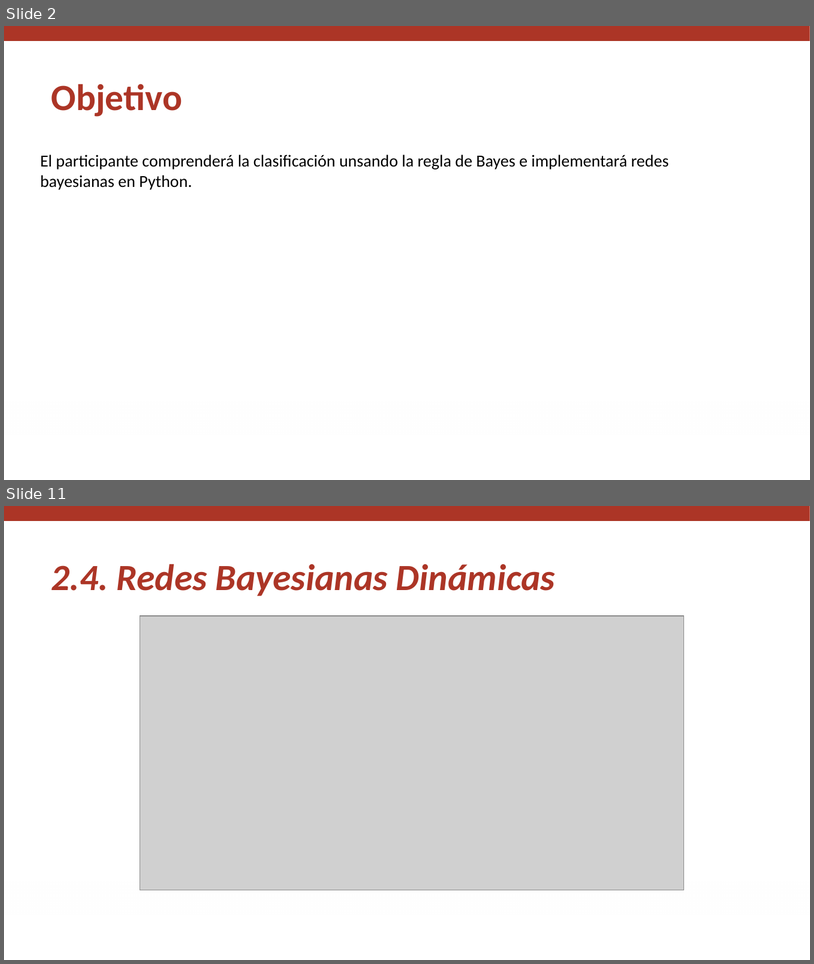
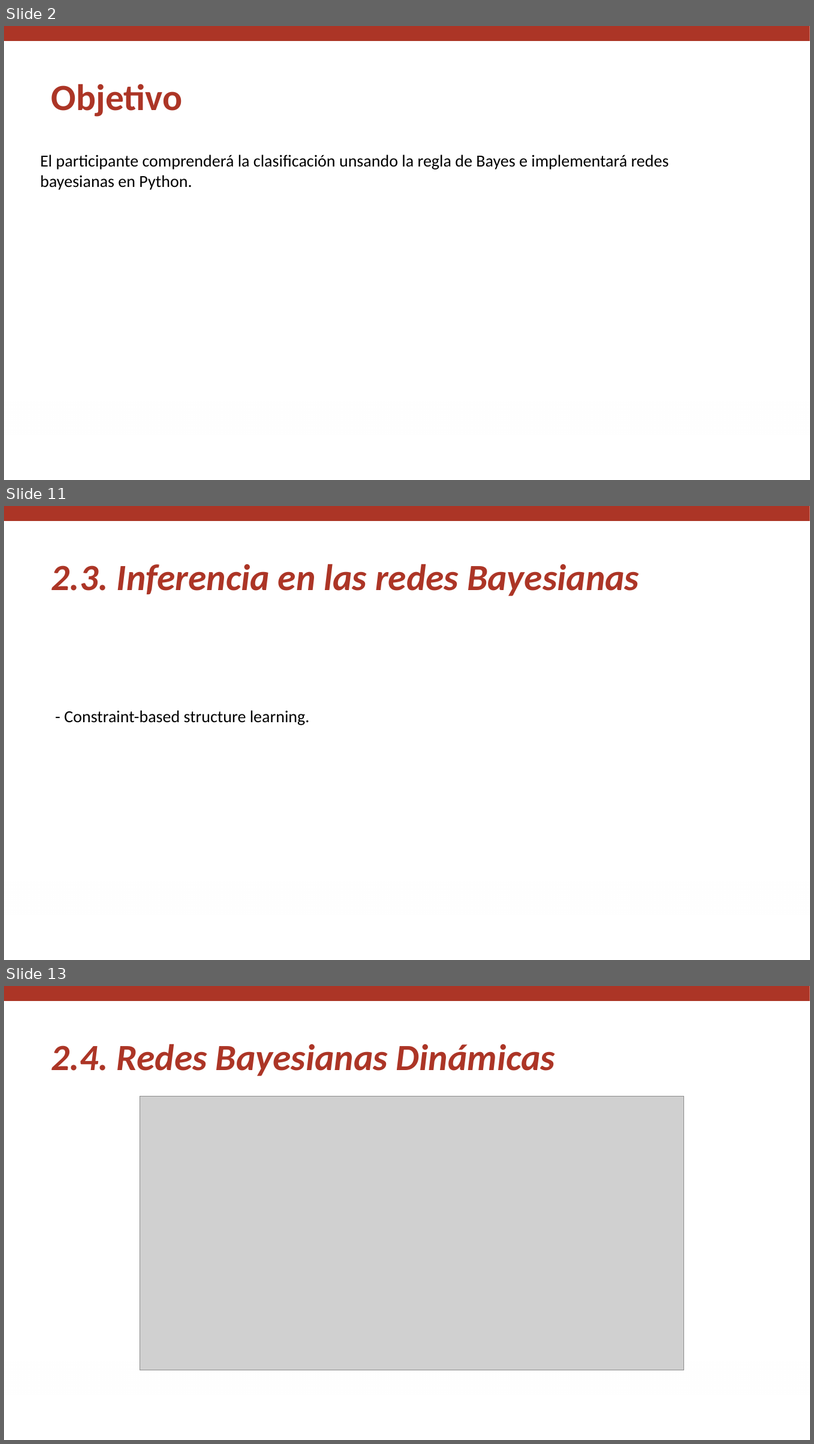
Before and after one commit to igomezv/RazonamientoProbabilistico, a slide deck: slides/M4_L2_bjp_2.pptx. Shown one above the other, each under a label of ours: slides 2 and 11 before the commit, slides 2, 11 and 13 after it; the slides between them are not shown. The pictures are 814x964 and 814x1444 pixels, drawn with LibreOffice and Linux fonts; fonts in the diff are those of the drawing; grey boxes stand for pictures; background and template pictures are left out. Boxes give left, top, right and bottom in pixels: in the first picture for what was removed or moved away, otherwise in the second. Text is boxed around its words. In the diff, an @@ line names an element or a change of style, - is before the commit and + after.

```diff
--- a/slides/M4_L2_bjp_2.pptx
+++ b/slides/M4_L2_bjp_2.pptx
@@ slide 11 added at [4,506,810,960], background #FFFFFF; not listed: 2 template elements that a slide beside it also shows @@
@@ text added at [51,564,639,596], 44 pt, text #AC3526, bold, italic @@
+2.3. Inferencia en las redes Bayesianas
@@ text added at [64,710,310,725], 20 pt, text #000000 @@
+- Constraint-based structure learning.
@@ what was slide 11 is now slide 13 @@
```
Also in this commit, not shown: 8 slides changed, 1 other slide added, 1 slide removed, 4 other files.
